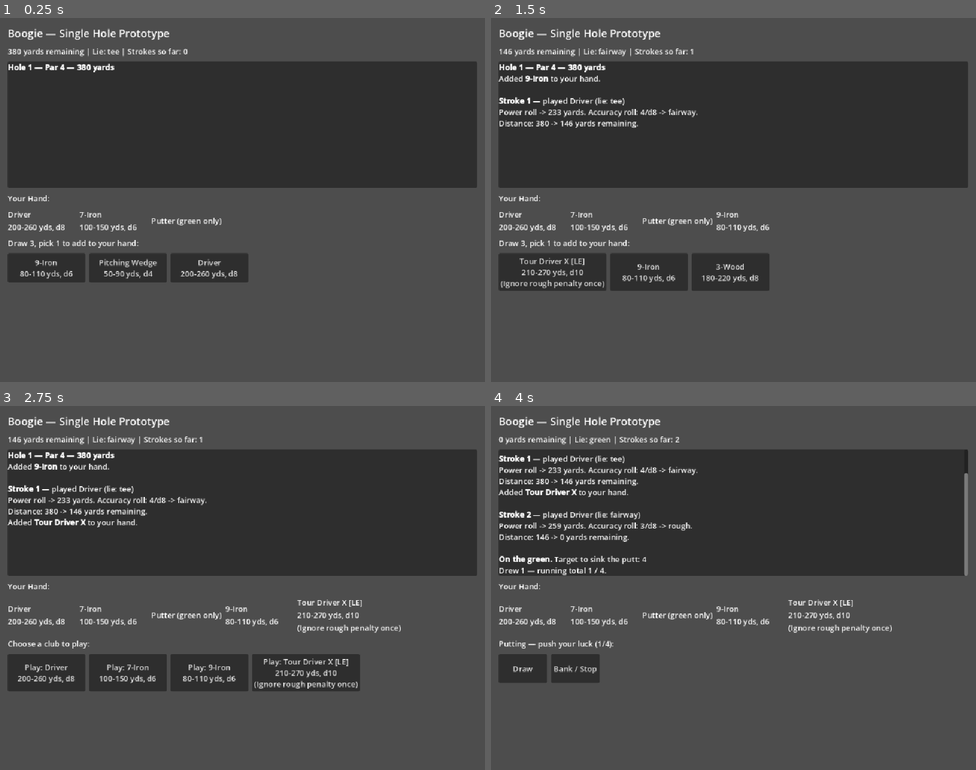
Above: before the commit, frames 1-4 (two rows, left to right).
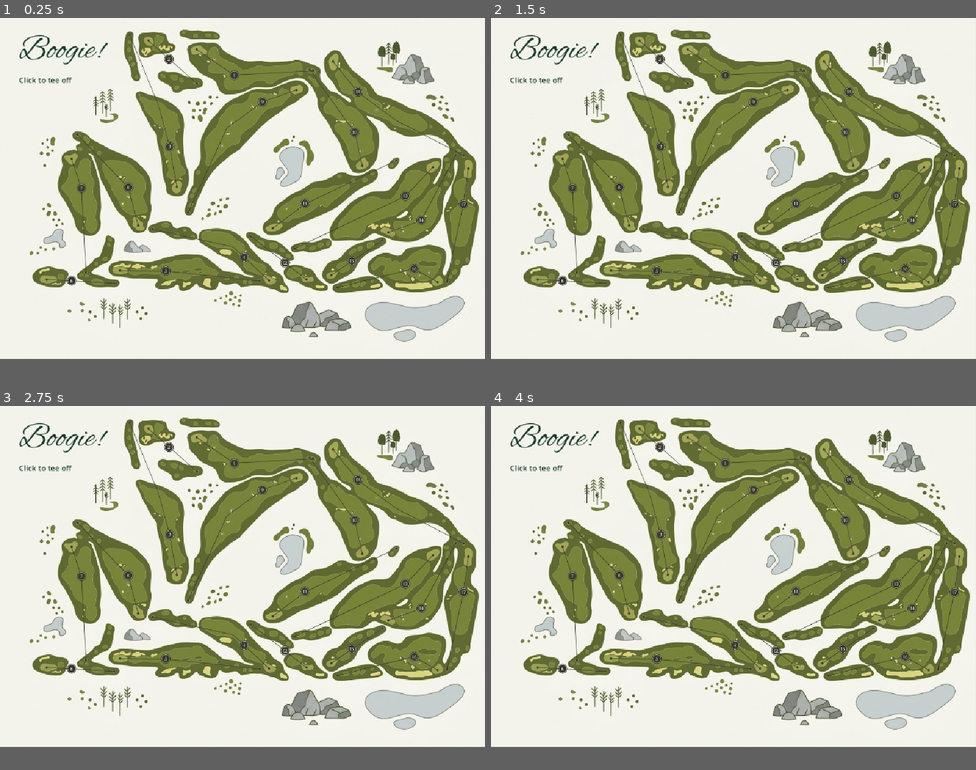
Above: after the commit, the same moments.

Repository: aldo-g/boogie
Game: Godot game, scene res://scenes/Title.tscn
Same seed, same stepped clock (60 frames per second), same inputs: the game is played once before the commit and once after it. Before the commit the project starts from res://scenes/Main.tscn.
Inputs (mouse positions are in pixels of both pictures, inside the frame that each line leads up to):
- Up to frame 1 (0.25 s): no input
- Up to frame 2 (1.5 s): click (539, 269) at 0.5 s, where only the run before the commit has a clickable "9-Iron 80-110 yds, d6"; click (539, 269) at 1.25 s, where only the run before the commit has a clickable "Play: Driver 200-260 yds, d8"
- Up to frame 3 (2.75 s): click (63, 660) at 2 s, where only the run before the commit has a clickable "Tour Driver X [LE] 210-270 yd…"
- Up to frame 4 (4 s): click (539, 671) at 2.75 s, where only the run before the commit has a clickable "Play: Driver 200-260 yds, d8"; click (524, 668) at 3.5 s, where only the run before the commit has a clickable "Draw"
In our replay, the window is 800x600 before the commit and 800x562 after it. These sizes can differ from the game's own. Grey fills any space a smaller window leaves; there, only what the larger window draws over its background counts as a difference.

The runs differ from the first frame. In frame 1, 93% of the frame differs, in the area x 0-100%, y 0-94%; in frame 2, 93%; in frame 3, 93%; in frame 4, 92%.

Commit message:
Add title screen, course map asset, and full game design doc
Fleshes out GAME_DESIGN.md with Brand Loyalty set bonuses, scoring,
bad card mechanics, and a base 18-hole links course layout. Adds a
Title scene/script and a course map asset for the Godot prototype.

Co-Authored-By: Claude Sonnet 5 <noreply@anthropic.com>

Diff:
--- a/project.godot
+++ b/project.godot
@@ -1,18 +1,26 @@
 ; Engine configuration file.
 ; It's best edited using the editor UI and not directly,
 ; since the parameters that go here are not all obvious.
+;
+; Format:
+;   [section] ; section goes between []
+;   param=value ; assign values to parameters
 
 config_version=5
+
+[animation]
+
+compatibility/default_parent_skeleton_in_mesh_instance_3d=true
 
 [application]
 
 config/name="Boogie Prototype"
-run/main_scene="res://scenes/Main.tscn"
-config/features=PackedStringArray("4.3", "Forward Plus")
+run/main_scene="res://scenes/Title.tscn"
+config/features=PackedStringArray("4.7", "Forward Plus")
 config/icon="res://icon.svg"
 
 [display]
 
-window/size/viewport_width=1000
-window/size/viewport_height=750
+window/size/viewport_width=1024
+window/size/viewport_height=719
 window/stretch/mode="canvas_items"
--- /dev/null
+++ b/scenes/Title.tscn
@@ -0,0 +1,12 @@
+[gd_scene load_steps=2 format=3 uid="uid://c8x4mjqhq2n4w"]
+
+[ext_resource type="Script" path="res://scripts/Title.gd" id="1"]
+
+[node name="Title" type="Control"]
+layout_mode = 3
+anchors_preset = 15
+anchor_right = 1.0
+anchor_bottom = 1.0
+grow_horizontal = 2
+grow_vertical = 2
+script = ExtResource("1")
--- a/scripts/Main.gd
+++ b/scripts/Main.gd
@@ -14,6 +14,11 @@
 const HAND_CAP := 14
 const GREEN_THRESHOLD := 20.0  # yards remaining that triggers the putting phase
 const DIE_SIZES := [4, 6, 8, 10, 12]
+
+# Faded white / dark green theme (matches Title.gd)
+const COLOR_DARK_GREEN := Color(0.043, 0.129, 0.078)
+const COLOR_DARK_GREEN_PANEL := Color(0.078, 0.184, 0.114)
+const COLOR_FADED_WHITE := Color(0.949, 0.949, 0.925)
 
 var state: int = State.DRAFT
 
@@ -56,6 +61,11 @@
 # UI CONSTRUCTION
 # ---------------------------------------------------------
 func build_ui() -> void:
+	var bg := ColorRect.new()
+	bg.color = COLOR_DARK_GREEN
+	bg.set_anchors_preset(Control.PRESET_FULL_RECT)
+	add_child(bg)
+
 	var root := VBoxContainer.new()
 	root.set_anchors_preset(Control.PRESET_FULL_RECT)
 	root.add_theme_constant_override("separation", 10)
@@ -68,15 +78,25 @@
 	var title := Label.new()
 	title.text = "Boogie — Single Hole Prototype"
 	title.add_theme_font_size_override("font_size", 22)
+	title.add_theme_color_override("font_color", COLOR_FADED_WHITE)
 	root.add_child(title)
 
 	status_label = Label.new()
 	status_label.text = "Loading..."
 	status_label.autowrap_mode = TextServer.AUTOWRAP_WORD
+	status_label.add_theme_color_override("font_color", COLOR_FADED_WHITE)
 	root.add_child(status_label)
 
 	var log_panel := PanelContainer.new()
 	log_panel.custom_minimum_size = Vector2(0, 260)
+	var log_panel_style := StyleBoxFlat.new()
+	log_panel_style.bg_color = COLOR_DARK_GREEN_PANEL
+	log_panel_style.set_corner_radius_all(4)
+	log_panel_style.content_margin_left = 8
+	log_panel_style.content_margin_right = 8
+	log_panel_style.content_margin_top = 8
+	log_panel_style.content_margin_bottom = 8
+	log_panel.add_theme_stylebox_override("panel", log_panel_style)
 	root.add_child(log_panel)
 
 	log_box = RichTextLabel.new()
@@ -84,10 +104,12 @@
 	log_box.scroll_following = true
 	log_box.fit_content = false
 	log_box.custom_minimum_size = Vector2(0, 260)
+	log_box.add_theme_color_override("default_color", COLOR_FADED_WHITE)
 	log_panel.add_child(log_box)
 
 	hand_label = Label.new()
 	hand_label.text = "Your Hand:"
+	hand_label.add_theme_color_override("font_color", COLOR_FADED_WHITE)
 	root.add_child(hand_label)
 
 	hand_container = HBoxContainer.new()
@@ -96,6 +118,7 @@
 
 	options_label = Label.new()
 	options_label.text = ""
+	options_label.add_theme_color_override("font_color", COLOR_FADED_WHITE)
 	root.add_child(options_label)
 
 	options_container = HBoxContainer.new()
@@ -417,6 +440,7 @@
 		var l := Label.new()
 		l.text = card_label(card)
 		l.custom_minimum_size = Vector2(140, 0)
+		l.add_theme_color_override("font_color", COLOR_FADED_WHITE)
 		hand_container.add_child(l)
 
 	clear_container(options_container)
--- /dev/null
+++ b/scripts/Title.gd
@@ -0,0 +1,58 @@
+extends Control
+
+# ---------------------------------------------------------
+# BOOGIE TITLE SCREEN
+# Course map fills the entire background. Title wordmark sits on
+# top of it in the open space.
+# Click/press to continue into the single-hole prototype (scenes/Main.tscn).
+# ---------------------------------------------------------
+
+const COURSE_MAP := preload("res://assets/maps/llanfair-course.jpeg")
+const TITLE_FONT := preload("res://assets/fonts/AlexBrush-Regular.ttf")
+const MAIN_SCENE := "res://scenes/Main.tscn"
+
+const COLOR_DARK_GREEN := Color(0.086, 0.220, 0.137)
+const COLOR_FADED_WHITE := Color(0.980, 0.980, 0.965)
+
+
+func _ready() -> void:
+	build_ui()
+
+
+func build_ui() -> void:
+	# Course map, filling the entire window edge-to-edge.
+	var bg := TextureRect.new()
+	bg.texture = COURSE_MAP
+	bg.expand_mode = TextureRect.EXPAND_IGNORE_SIZE
+	bg.stretch_mode = TextureRect.STRETCH_KEEP_ASPECT_COVERED
+	bg.set_anchors_preset(Control.PRESET_FULL_RECT)
+	add_child(bg)
+
+	var vbox := VBoxContainer.new()
+	vbox.add_theme_constant_override("separation", 4)
+	vbox.set_anchors_preset(Control.PRESET_TOP_LEFT)
+	vbox.offset_left = 40
+	vbox.offset_top = 24
+	add_child(vbox)
+
+	var title := Label.new()
+	title.text = "Boogie!"
+	title.add_theme_font_override("font", TITLE_FONT)
+	title.add_theme_font_size_override("font_size", 72)
+	title.add_theme_color_override("font_color", COLOR_DARK_GREEN)
+	title.add_theme_color_override("font_outline_color", COLOR_FADED_WHITE)
+	title.add_theme_constant_override("outline_size", 6)
+	vbox.add_child(title)
+
+	var prompt := Label.new()
+	prompt.text = "Click to tee off"
+	prompt.add_theme_font_size_override("font_size", 16)
+	prompt.add_theme_color_override("font_color", COLOR_DARK_GREEN)
+	prompt.add_theme_color_override("font_outline_color", COLOR_FADED_WHITE)
+	prompt.add_theme_constant_override("outline_size", 4)
+	vbox.add_child(prompt)
+
+
+func _unhandled_input(event: InputEvent) -> void:
+	if (event is InputEventMouseButton or event is InputEventKey) and event.pressed:
+		get_tree().change_scene_to_file(MAIN_SCENE)
Binary file added: assets/fonts/AlexBrush-Regular.ttf
Not shown, added: assets/fonts/AlexBrush-Regular.ttf.import
Binary file added: assets/maps/llanfair-course.jpeg
Not shown, added: assets/maps/llanfair-course.jpeg.import
Not shown, added: scripts/Title.gd.uid
Not shown, added: GAME_DESIGN.md
Not shown, changed: README.md
